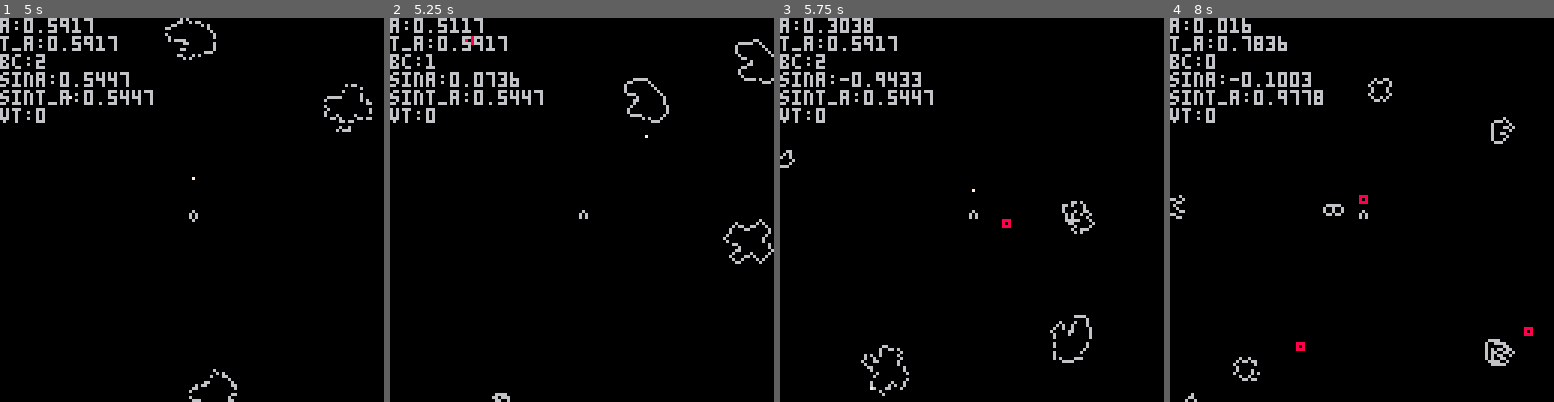
Above: before the commit, frames 1-4 (left to right).
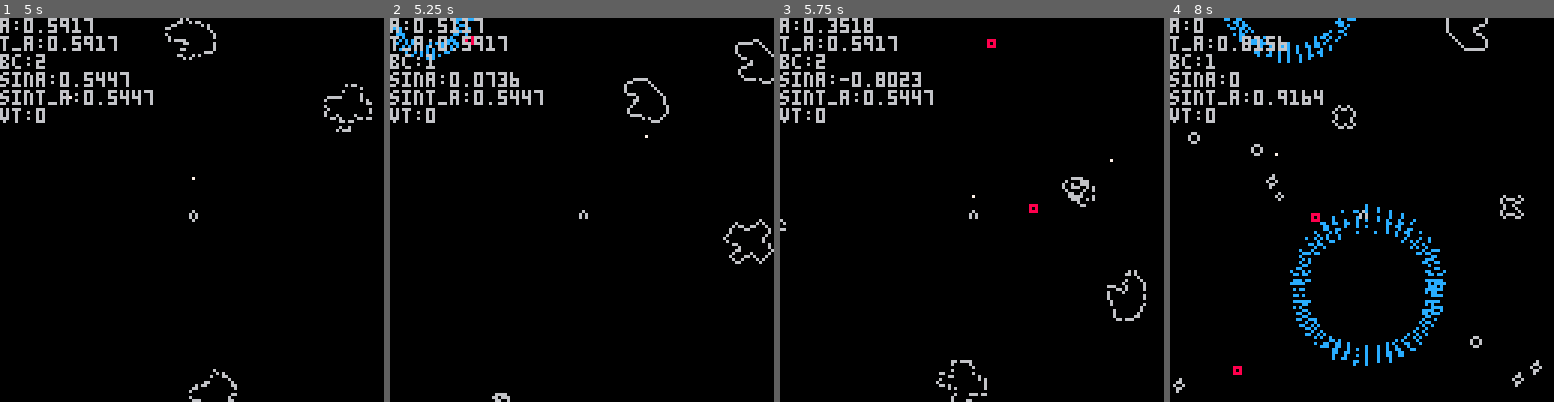
Above: after the commit, the same moments.

Repository: abemassry/sdioretsa
Game: PICO-8 cartridge sdioretsa.p8
The game is run twice, just before and just after one commit, with the same random seed, the same clock (stepped at 60 frames per second) and the same inputs.
Inputs:
- Up to frame 1 (5 s): tap O (Z key) at 0.7, 1.7, 2.1, 2.5, 2.9, 3.3, 3.7, 4.1, 4.5, 4.9 s; hold Right 1.6-2.1 s; hold Up 2.15-2.42 s; hold Right 2.47-3.03 s; hold Left 3.08-3.58 s; hold Right 4.02-4.68 s; hold Up from 4.73 s (still down)
- Up to frame 2 (5.25 s): release Up at 5.03 s; hold Left from 5.08 s (still down)
- Up to frame 3 (5.75 s): tap O (Z key) at 5.3, 5.7 s; release Left at 5.68 s
- Up to frame 4 (8 s): hold Right 6.08-6.58 s; tap O (Z key) every 0.4 s from 6.1 to 7.7 s; hold Right 6.63-7.13 s; hold Up 7.18-7.45 s; hold Right from 7.5 s (still down)

Frame 1 is identical in both runs. In frame 2, 0.4% of the frame differs, in the area x 0-22%, y 0-11%; in frame 3, 1.8%; in frame 4, 5.4%, in the area x 0-97%, y 0-100%.

Commit message:
start work on particle effects

Diff:
--- a/sdioretsa.p8
+++ b/sdioretsa.p8
@@ -33,6 +33,7 @@
 	ty = 0 -- the rotated y thrust component
 
 	t = 0
+	one_up_particles={}
 end
 
 
@@ -99,6 +100,47 @@
 			del(bullets, self)
 		end
 	})
+end
+
+function add_explode_particle(xinit, yinit, rinit, direction, tinit)
+	for ri=rinit,rinit+10,1 do
+		for i=0,1,0.025 do
+			add(one_up_particles, {
+				-- x=xinit+(((ri+tinit)*cos(i))*0.4),
+				-- y=yinit+((((ri+tinit)*sin(i))+tinit)*0.4),
+				x=xinit,
+				y=yinit,
+				t=tinit,
+				d=direction,
+				draw=function(self)
+					-- TODO: fall faster
+					if (flr(rnd(2)) == 0) then
+						if (direction < 0) then
+							pset(self.x+(((ri*0.75)+self.t)*cos(i)), self.y+(((ri*0.75)+self.t)*sin(i))-(self.t)-5, 12)
+						else
+							pset(self.x+(((ri*0.5)+self.t)*cos(i)), self.y+(((ri*0.5)+self.t)*sin(i))-(self.t*2)-5, 12)
+						end
+					end
+				end,
+				update=function(self)
+					self.t+=1
+					if self.t > 20 then
+						del(one_up_particles, self)
+					end
+				end,
+				remove=function(self)
+					del(one_up_particles, self)
+				end
+			})
+		end
+	end
+end
+
+function draw_one_up_explode(xinit, yinit, rinit, direction, tinit)
+	-- TODO: remove direction
+	offset = 1.5
+	add_explode_particle(xinit, yinit, rinit, direction, tinit)
+
 end
 
 function add_new_asteroid(size_new, xinit, yinit)
@@ -137,7 +179,7 @@
 			if (self.vx < -2.5) self.vx = -2.5
 			if (self.vy > 2.5) self.vy = 2.5
 			if (self.vy < -2.5) self.vy = -2.5
-			if (self.vx > 0) self.vx -= .001 -- deceleration
+			if (self.vx > 0) self.vx -= .001 -- deceleration due to inertia
 			if (self.vx < 0) self.vx += .001
 			if (self.vy > 0) self.vy -= .001
 			if (self.vy < 0) self.vy += .001
@@ -156,7 +198,6 @@
 				self.blow_up +=1
 			end
 			if self.blow_up > 30 then
-				-- do astroid particle animation
 				self:remove()
 			end
 			for b in all(bullets) do
@@ -181,6 +222,14 @@
 		draw=function(self)
 				if (self.blow_up > 0) then
 					rect(self.rx,self.ry,self.rx-2,self.ry-2,8)
+					-- do astroid particle animation
+					if (self.blow_up == 1) draw_one_up_explode(self.rx, self.ry, self.size, 0, 0)
+					if self.blow_up > 1 then
+						for op in all(one_up_particles) do
+							op:update()
+							op:draw()
+						end
+					end
 				else
 					-- determine which asteroid to draw
 					if (self.a_rnd == 1) then
